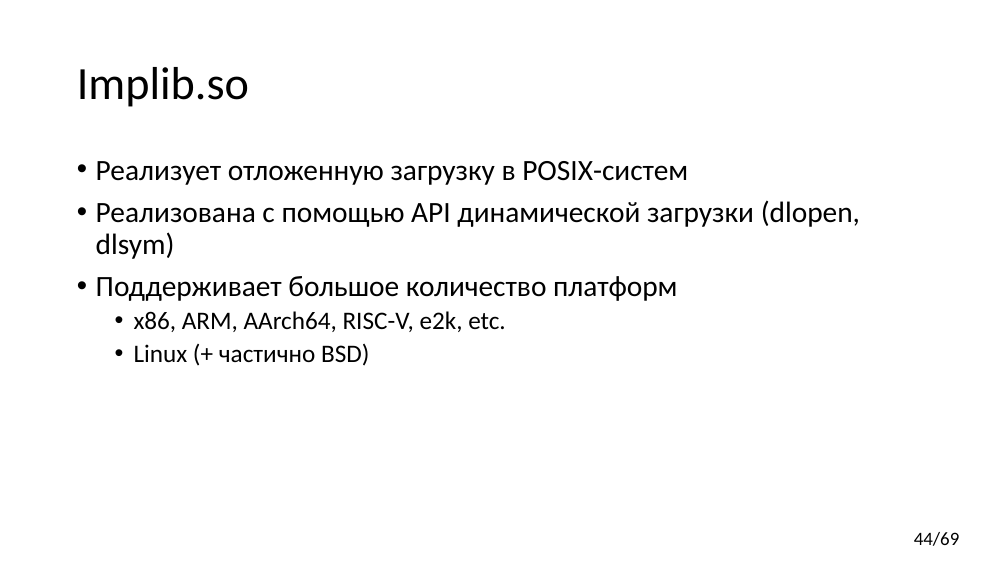
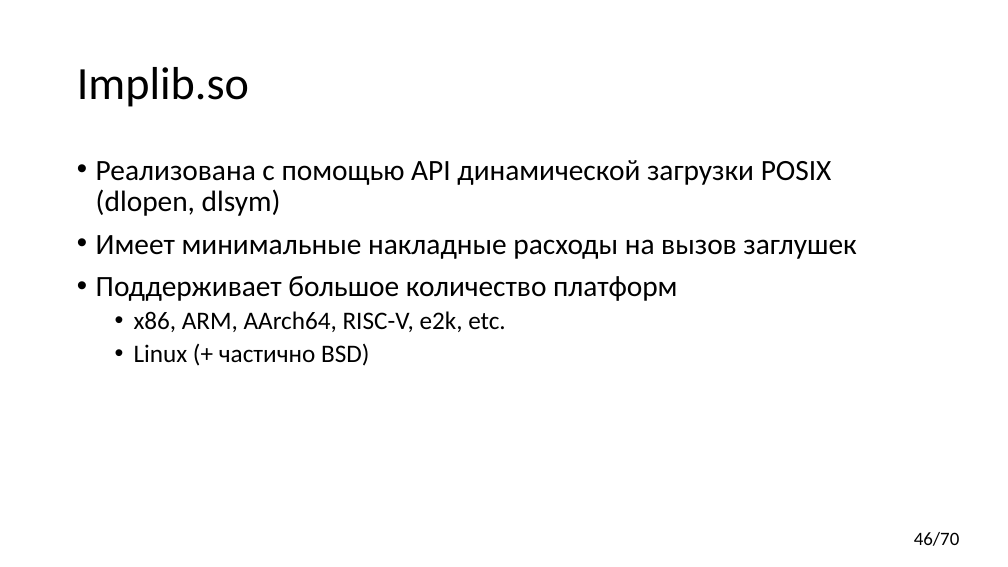
Before and after one commit to yugr/CppRussia, a slide deck: slide 46 of 2024/RU.pptx (slide 44 before the commit). Drawn at 1008x567 pixels with LibreOffice and Linux fonts; fonts in the diff are those of the drawing. Boxes give left, top, right and bottom in pixels: in the first picture for what was removed or moved away, otherwise in the second. Text is boxed around its words. In the diff, an @@ line names an element or a change of style, - is before the commit and + after.

Commit message:
Minor fixes.

```diff
--- a/2024/RU.pptx
+++ b/2024/RU.pptx
@@ text at bbox=[96, 160, 856, 259]: text changed @@
-• Реализует отложенную загрузку в POSIX-систем
-• Реализована с помощью API динамической загрузки (dlopen, dlsym)
+• Реализована с помощью API динамической загрузки POSIX (dlopen, dlsym)
+• Имеет минимальные накладные расходы на вызов заглушек
@@ page number at bbox=[914, 532, 960, 546]: text changed @@
-44/69
+46/70
```
Also in this commit, not shown: 9 other slides changed, 1 slide added.
